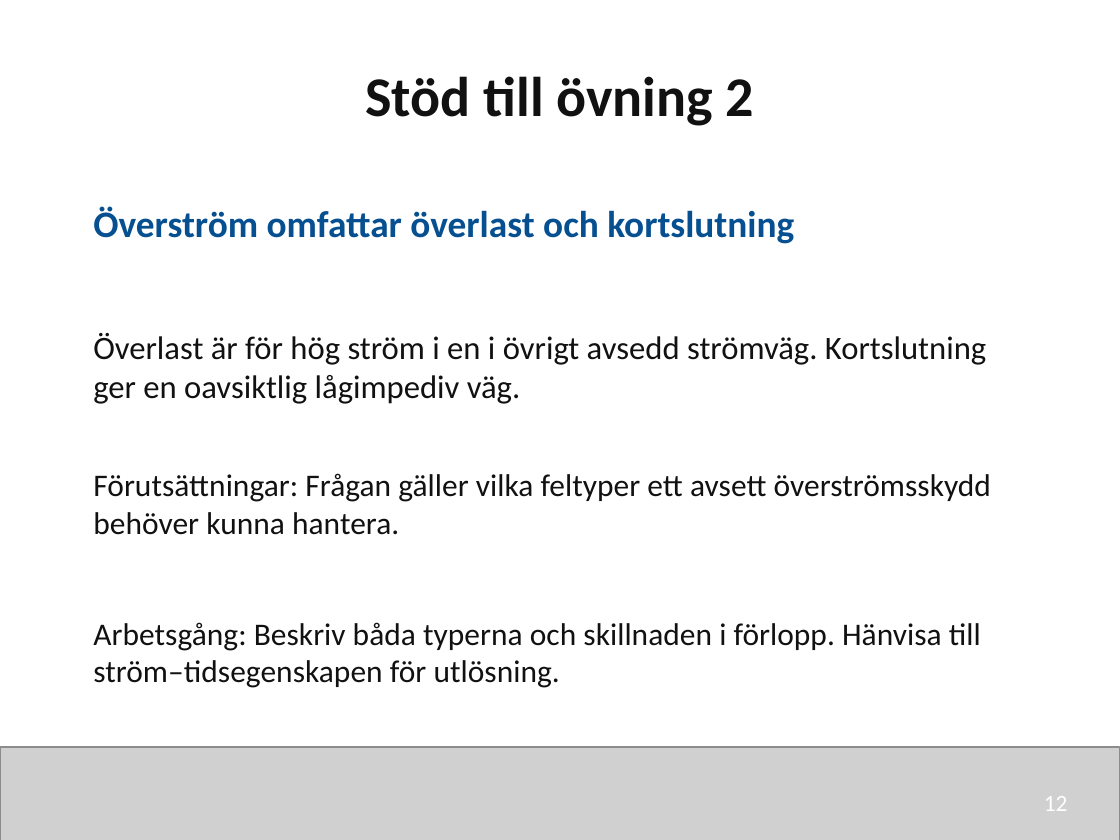
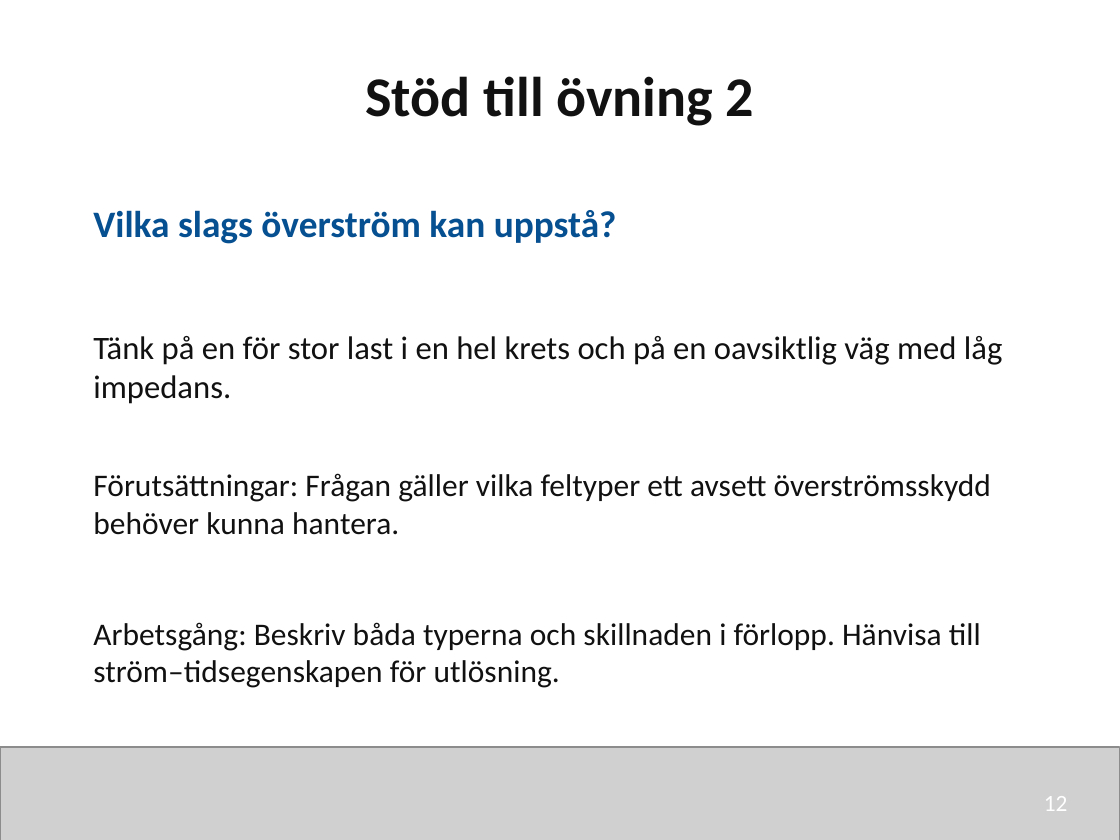
Before and after one commit to nj22az/nj22az.github.io, a slide deck: slide 12 of sjoskolan/vecka-43/aktuell/v43_01_Komponenter_och_skydd_elev.pptx. Drawn at 1120x840 pixels with LibreOffice and Linux fonts; fonts in the diff are those of the drawing; grey boxes stand for pictures. Boxes give left, top, right and bottom in pixels: in the first picture for what was removed or moved away, otherwise in the second. Text is boxed around its words. In the diff, an @@ line names an element or a change of style, - is before the commit and + after.

```diff
--- a/sjoskolan/vecka-43/aktuell/v43_01_Komponenter_och_skydd_elev.pptx
+++ b/sjoskolan/vecka-43/aktuell/v43_01_Komponenter_och_skydd_elev.pptx
@@ text at (93,210,617,244): text changed @@
-Överström omfattar överlast och kortslutning
+Vilka slags överström kan uppstå?
@@ text at (93,336,1002,404): text changed @@
-Överlast är för hög ström i en i övrigt avsedd strömväg. Kortslutning ger en oavsiktlig lågimpediv väg.
+Tänk på en för stor last i en hel krets och på en oavsiktlig väg med låg impedans.
```
Also in this commit, not shown: 8 other slides changed, 13 other files.
